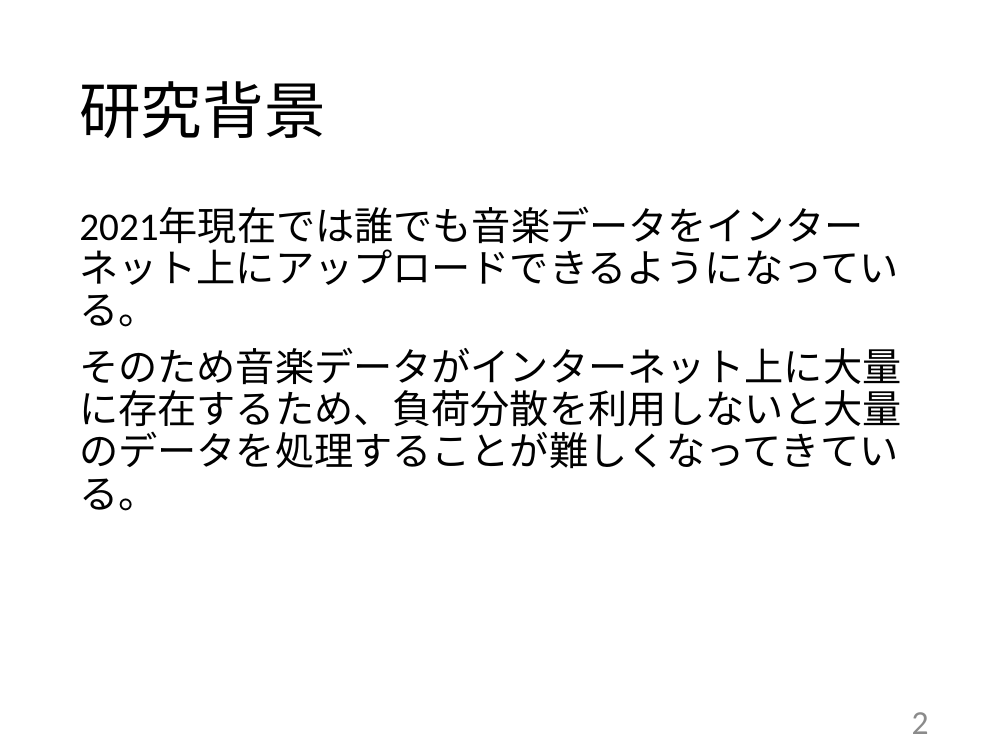
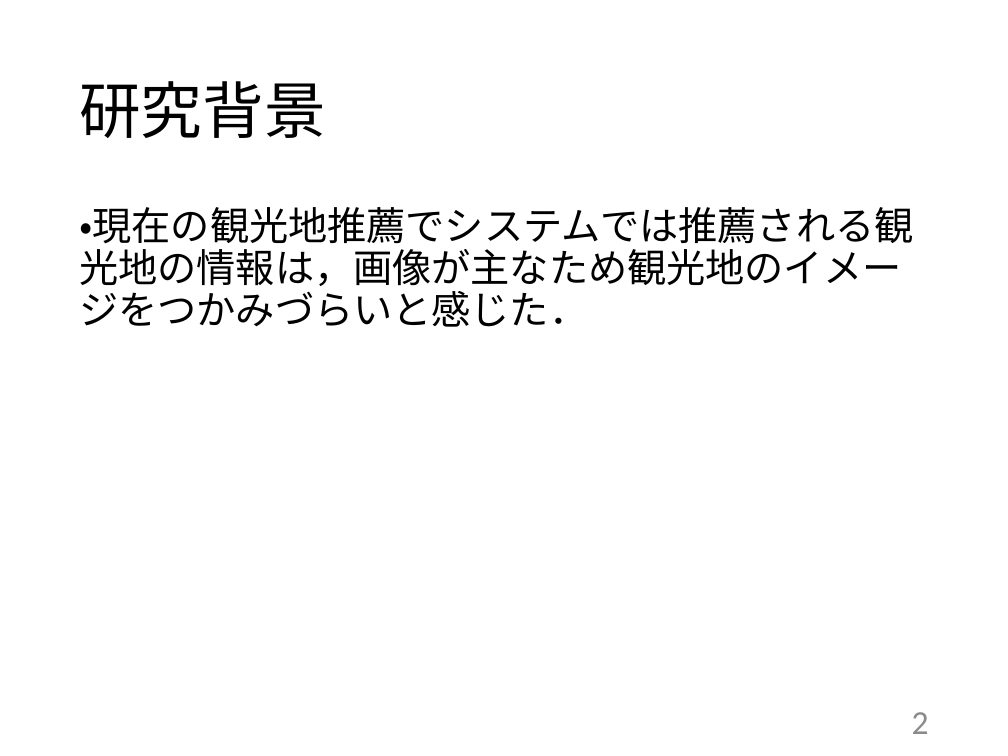
Before and after one commit to kait-takanolab/1821144-yoshii-thesis, a slide deck: slide 2 of 学部_中間発表_1821144.pptx. Drawn at 1008x756 pixels with LibreOffice and Linux fonts; fonts in the diff are those of the drawing. Boxes give left, top, right and bottom in pixels: in the first picture for what was removed or moved away, otherwise in the second. Text is boxed around its words. In the diff, an @@ line names an element or a change of style, - is before the commit and + after.

```diff
--- a/学部_中間発表_1821144.pptx
+++ b/学部_中間発表_1821144.pptx
@@ text at box(79, 207, 913, 327): text changed @@
-2021年現在では誰でも音楽データをインターネット上にアップロードできるようになっている。
-そのため音楽データがインターネット上に大量に存在するため、負荷分散を利用しないと大量のデータを処理することが難しくなってきている。
+・現在の観光地推薦でシステムでは推薦される観光地の情報は，画像が主なため観光地のイメージをつかみづらいと感じた．
```
Also in this commit, not shown: 6 other slides changed, 1 slide added, 1 slide removed.
